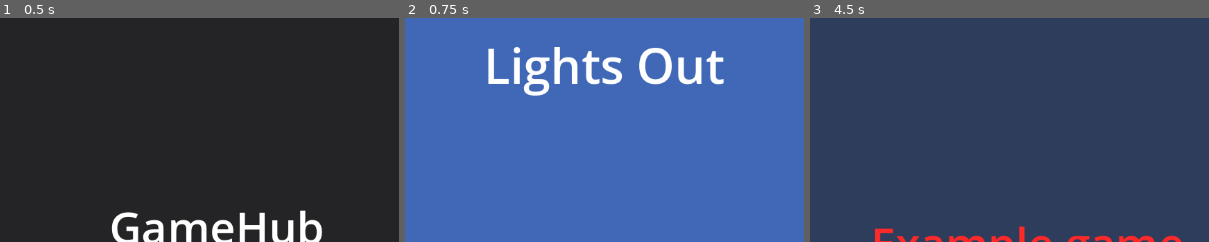
Above: before the commit, frames 1-3 (left to right).
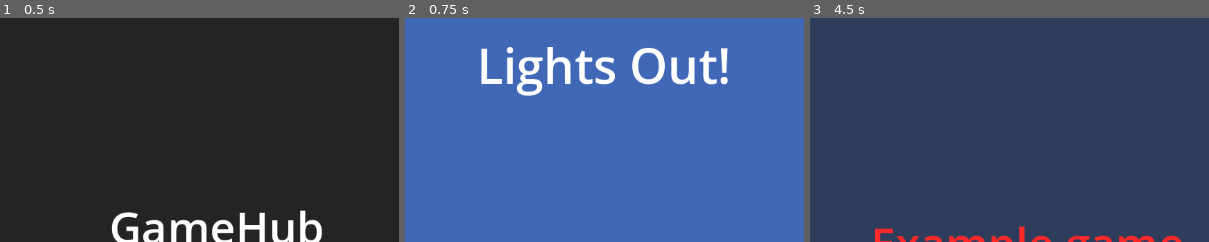
Above: after the commit, the same moments.

Repository: RamVen1/GameHub
Game: Godot game, scene res://Scenes/Main menu/Main menu.tscn
Same seed, same stepped clock (60 frames per second), same inputs: the game is played once before the commit and once after it.
Inputs:
- Up to frame 1 (0.5 s): no input
- Up to frame 2 (0.75 s): click "Lights Out" at 0.5 s
- Up to frame 3 (4.5 s): click "Rules" at 1.25 s; click "Rules" at 2 s; click "Rules" at 2.75 s; click "Back to Main Menu" at 3.5 s; click "Example game" at 4.25 s
The pictures show only the part of the screen within x 23-73%, y 0-50%; the shares and areas given below are measured in that part.

Frame 1 is identical in both runs. In frame 2, 6.1% of the frame differs, in the area x 19-81%, y 12-35%; in frame 3, nothing differs.
Error in both runs: Invalid access to property or key 'visible' on a base object of type 'null instance'. (res://Scenes/LightsOut/MainMenuButton.gd:24)

Commit message:
Changed name

Diff:
--- a/Scenes/LightsOut/LightsOutMenu.tscn
+++ b/Scenes/LightsOut/LightsOutMenu.tscn
@@ -28,7 +28,7 @@
 offset_right = 850.0
 offset_bottom = 120.0
 theme_override_font_sizes/font_size = 70
-text = "Lights Out"
+text = "Lights Out!"
 horizontal_alignment = 1
 
 [node name="MainMenuButton" type="Button" parent="."]
